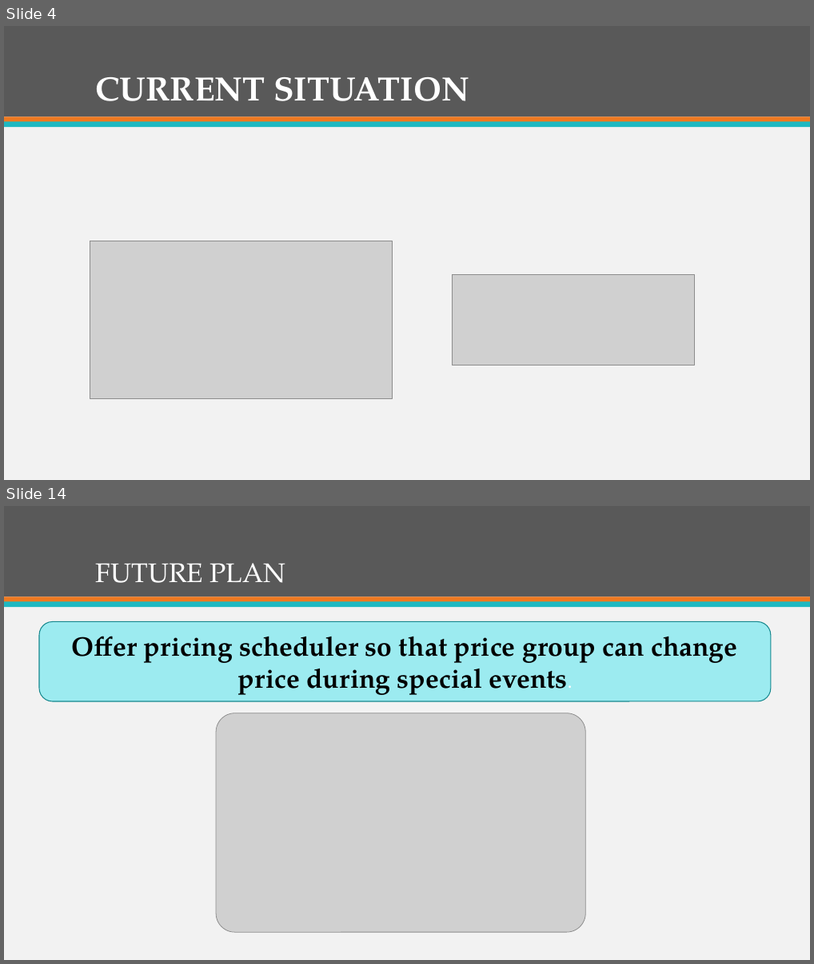
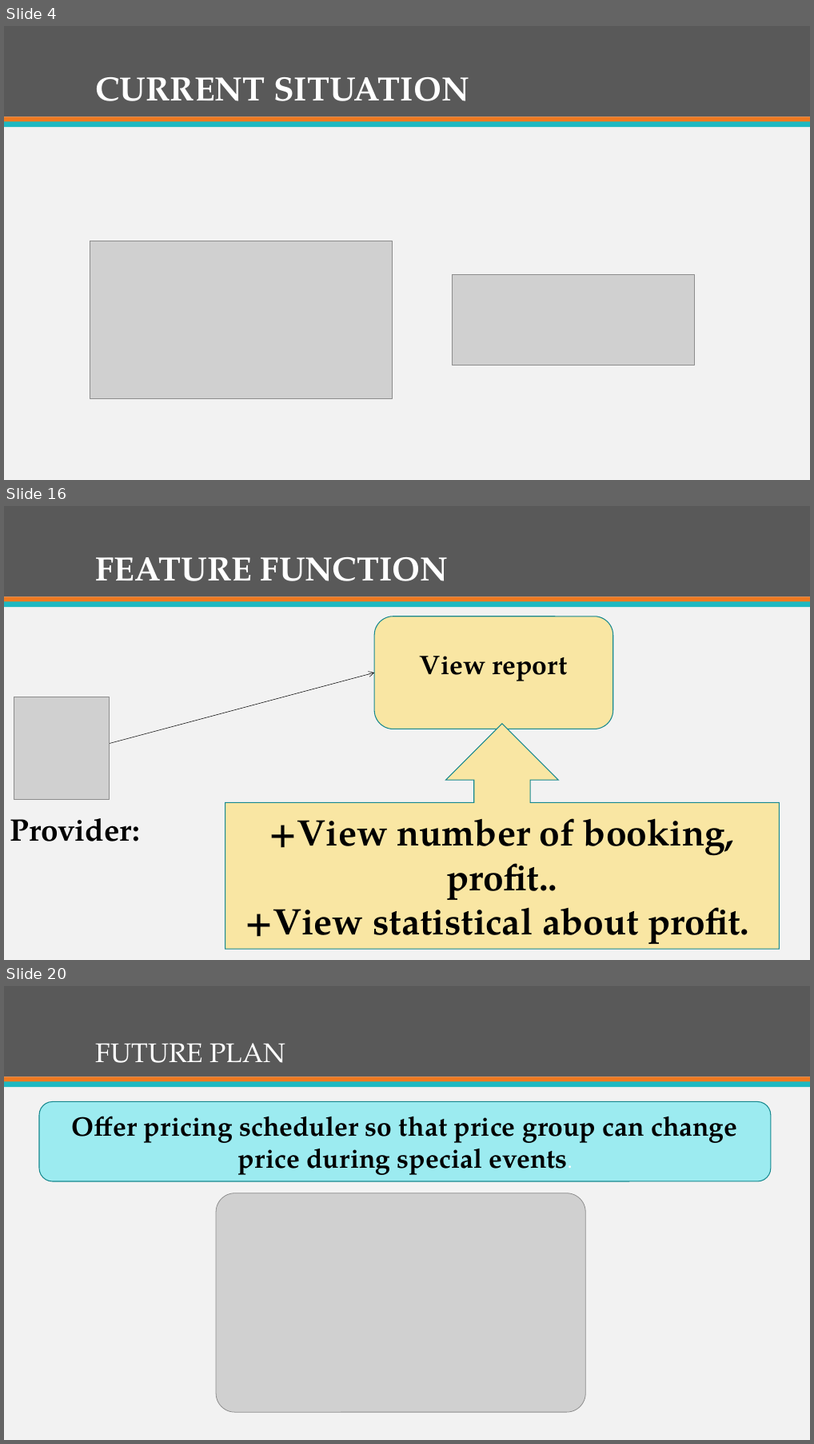
Before and after one commit to firzgard/CarRentalPortal, a slide deck: slide/CAR RENTAL PORTAL-tam.pptx. Shown one above the other, each under a label of ours: slides 4 and 14 before the commit, slides 4, 16 and 20 after it; the slides between them are not shown. The pictures are 814x964 and 814x1444 pixels, drawn with LibreOffice and Linux fonts; fonts in the diff are those of the drawing; grey boxes stand for pictures. Boxes give left, top, right and bottom in pixels: in the first picture for what was removed or moved away, otherwise in the second. Text is boxed around its words. In the diff, an @@ line names an element or a change of style, - is before the commit and + after.

```diff
--- a/slide/CAR RENTAL PORTAL-tam.pptx
+++ b/slide/CAR RENTAL PORTAL-tam.pptx
@@ slide 16 added at (4,506,810,960), background #F2F2F2; not listed: 3 template elements that a slide beside it also shows @@
@@ title added at (96,557,449,581), 40 pt, text #FFFFFF, bold @@
+FEATURE FUNCTION
@@ rounded rectangle added at (375,616,614,728), fill #F9E6A3, outline #16888F 1 pt, 32 pt, text #000000, bold @@
+View report
@@ arrow added from (107, 744) to (375, 672), #000000 0.5 pt @@
@@ picture added at (14,696,109,799) @@
@@ up arrow callout added at (226,723,779,948), fill #F9E6A3, outline #16888F 1 pt, 44 pt, text #000000, bold @@
++View number of booking, profit..
++View statistical about profit.
@@ text added at (10,818,141,841), 37 pt, text #000000, bold @@
+Provider:
@@ what was slide 14 is now slide 20 @@
```
Also in this commit, not shown: 8 slides changed, 6 other slides added, 1 slide removed.
